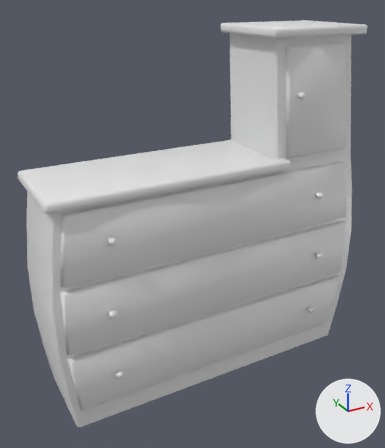
What one commit did to the FBX model Secret Santa/Assets/Meshes/stairShelf.fbx.
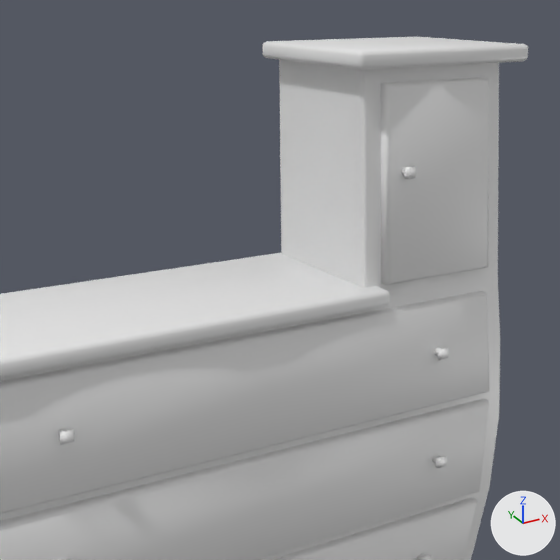
Each version is shown whole from a 50 mm lens placed at (-1.051, -1.875, 1.642), pointed at (-0.038, -0.033, 0.721), then close up on the part from 20% to 100% of the width and 0% to 69% of the height. Every picture has the same lights, and +X, +Y and +Z are marked at lower right.
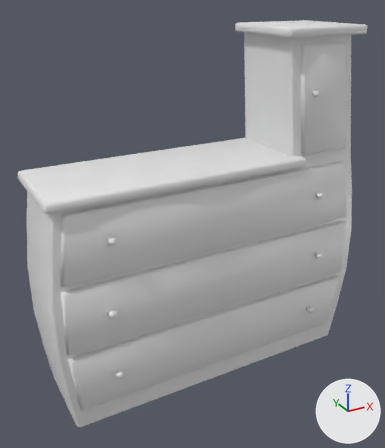
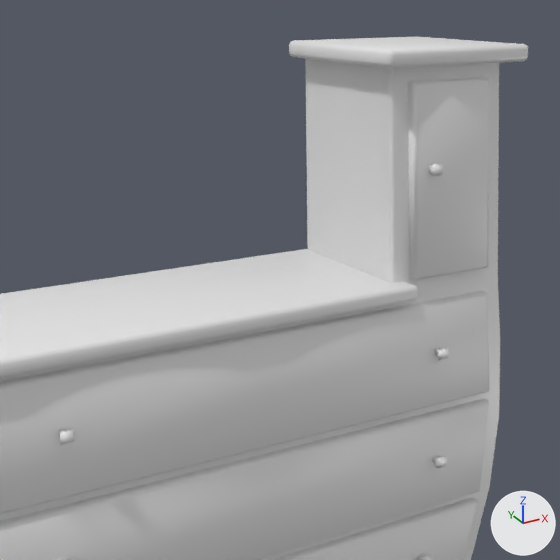
Changed parts and their boxes (x1, y1, x2, y2) in the close-ups (560 x 560 px; the box of a moved part takes in the faces that stretch with it):
'Cube.002', reshaped (25% narrower): before (381, 77, 489, 285); after (408, 77, 489, 280)
part 1 of me_cube_005, moved or reshaped: before (402, 166, 416, 179); after (429, 163, 443, 176)
part 2 of me_cube_005, moved or reshaped: before (381, 82, 450, 285); after (408, 82, 450, 280)
part 3 of me_cube_003, moved or reshaped: (0, 276, 499, 521) in both
part 4 of me_cube_003, moved or reshaped: before (263, 37, 527, 295); after (289, 37, 527, 290)
part 5 of me_cube_003, moved or reshaped: before (0, 253, 390, 377); after (0, 249, 418, 377)

Diff of the bpy script that builds the scene:
```diff
--- a/Secret Santa/Assets/Meshes/stairShelf.fbx.py
+++ b/Secret Santa/Assets/Meshes/stairShelf.fbx.py
@@ me_cube_003 @@
 me_cube_003.from_pydata(...)  # 229 vertices, 203 faces; spans x -0.71..0.74, y -0.23..0.18, z 0.0..1.51
 # used by ob_cube; location = (0.0, 0.0, 0.0)
+# me_cube_003 part 3: all 2 vertices in x 0.28, y -0.2..0.17, z 0.81 are moved by (0.05, 0.0, 0.0)
+# me_cube_003 part 4: all 34 vertices in x 0.21..0.26, y -0.21..0.18, z 1.48..1.51 are moved by (0.07, 0.0, 0.0)
+# me_cube_003 part 5: all 38 vertices in x 0.26..0.32, y -0.23..0.18, z 0.97..1.0 are moved by (0.08, 0.0, 0.0)
 me_cube_003.materials.append(mat_material)
@@ me_cube_005 @@
 me_cube_005.from_pydata(...)  # 36 vertices, 29 faces; spans x -0.032..0.305, y -0.228..-0.161, z 0.102..0.539
 # used by ob_cube_002; location = (0.326, 0.0, 0.906)
 # before: 14 (0.005, -0.21, 0.11) at pixel (391, 282), 15 (-0.021, -0.191, 0.531) at pixel (390, 87), 16 (-0.006, -0.179, 0.102), 17 (-0.032, -0.161, 0.539), 26 (-0.006, -0.204, 0.102) at pixel (385, 285)
 # before: 27 (-0.032, -0.184, 0.539) at pixel (385, 84)
+# me_cube_005 part 1: the loose piece of 24 vertices spanning x 0.012..0.042, y -0.228..-0.186, z 0.341..0.368 is moved by (0.076, 0.0, 0.0)
+# me_cube_005 part 2
+for i in [15, 17, 27]: me_cube_005.vertices[i].co += Vector((0.074, 0.0, 0.0))
+for i in [14, 16, 26]: me_cube_005.vertices[i].co += Vector((0.08, 0.0, 0.0))
```
